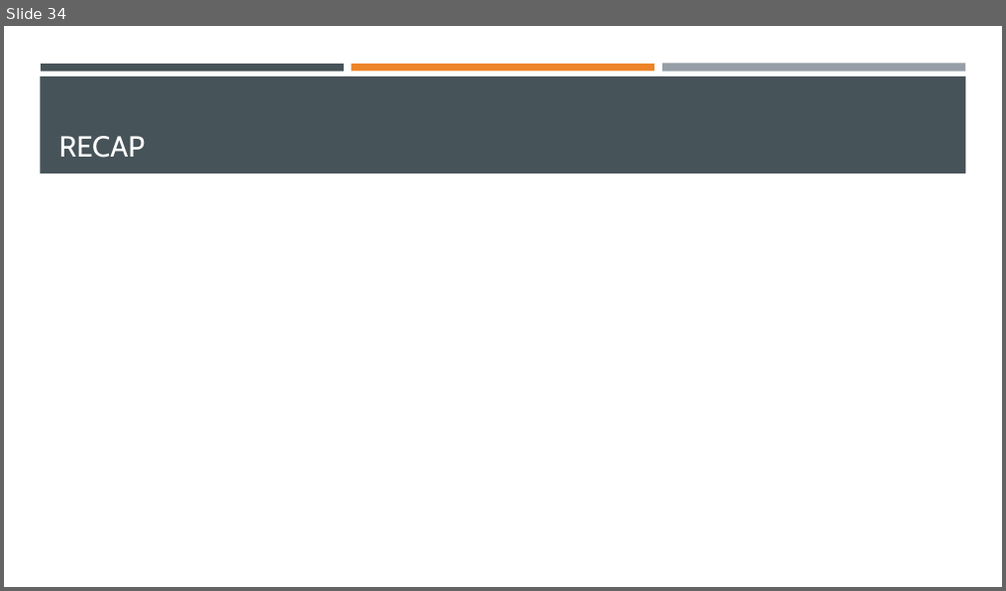
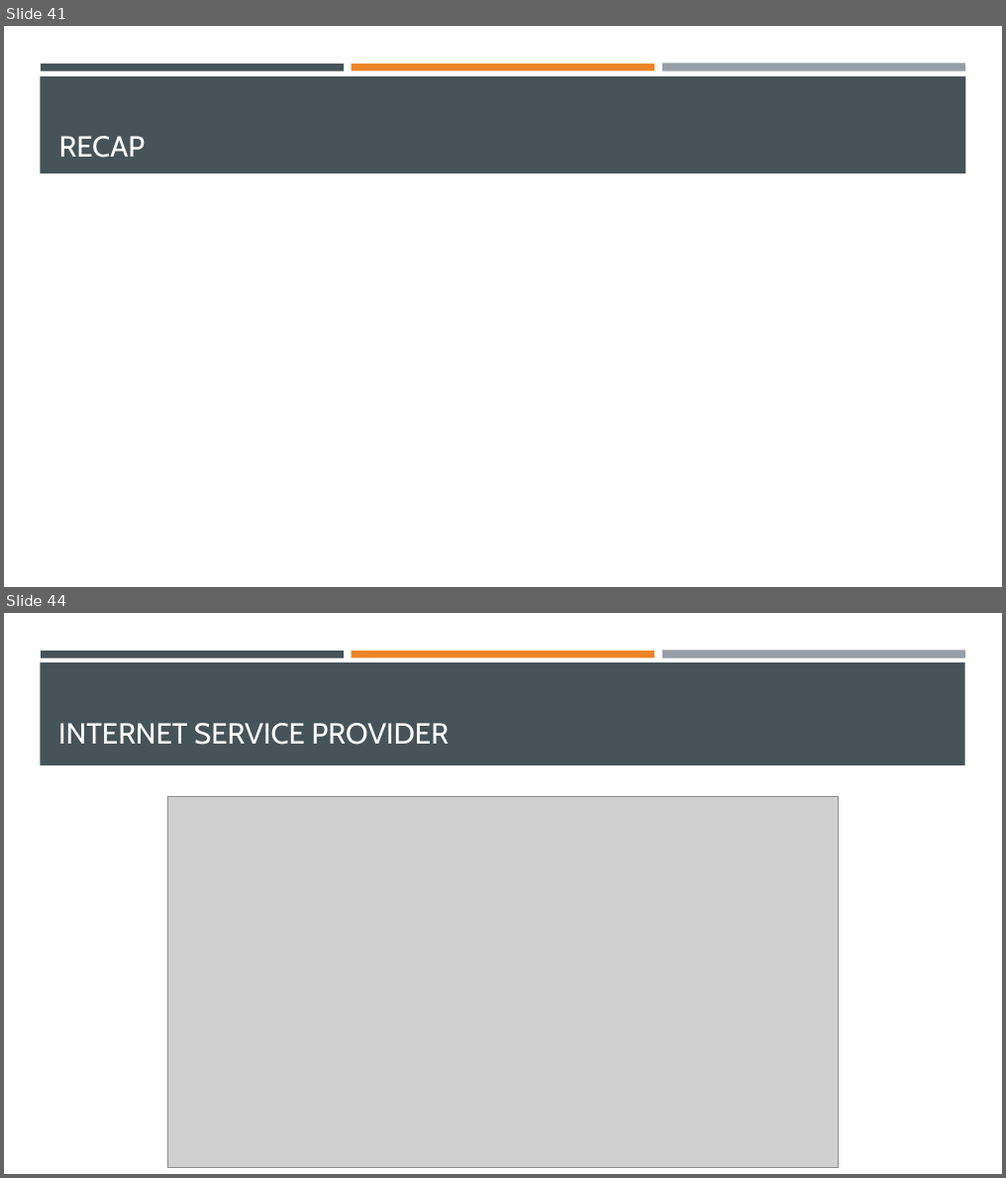
Before and after one commit to Ghost0396/iot, a slide deck: internet/networking.pptx. Shown one above the other, each under a label of ours: slide 34 before the commit, slides 41 and 44 after it; the slides between them are not shown. The pictures are 1006x591 and 1006x1178 pixels, drawn with LibreOffice and Linux fonts; fonts in the diff are those of the drawing; grey boxes stand for pictures. Boxes give left, top, right and bottom in pixels: in the first picture for what was removed or moved away, otherwise in the second. Text is boxed around its words. In the diff, an @@ line names an element or a change of style, - is before the commit and + after.

```diff
--- a/internet/networking.pptx
+++ b/internet/networking.pptx
@@ slide 44 added at [4, 613, 1002, 1174], background #FFFFFF; not listed: 3 template elements that a slide beside it also shows @@
@@ rectangle added at [40, 663, 965, 765], fill #465359 @@
@@ title added at [58, 723, 449, 745], 28 pt, text #FFFFFF @@
+INTERNET SERVICE PROVIDER
@@ picture added at [167, 796, 838, 1168] @@
@@ what was slide 34 is now slide 41 @@
```
Also in this commit, not shown: 14 other slides added, 1 other file.
